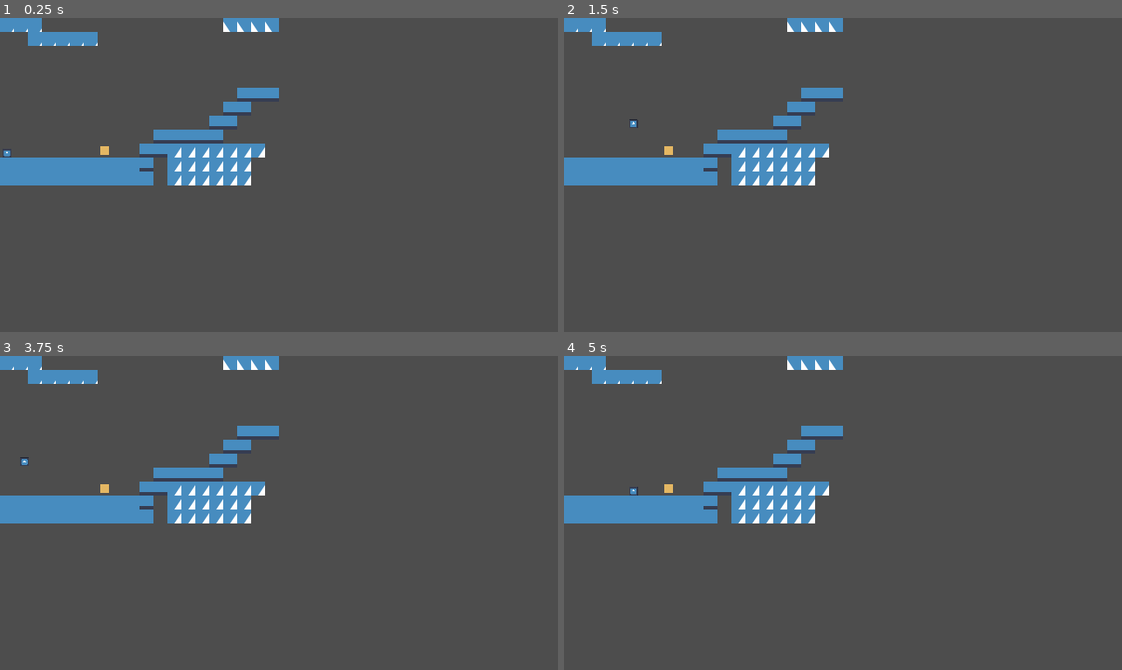
Above: before the commit, frames 1-4 (two rows, left to right).
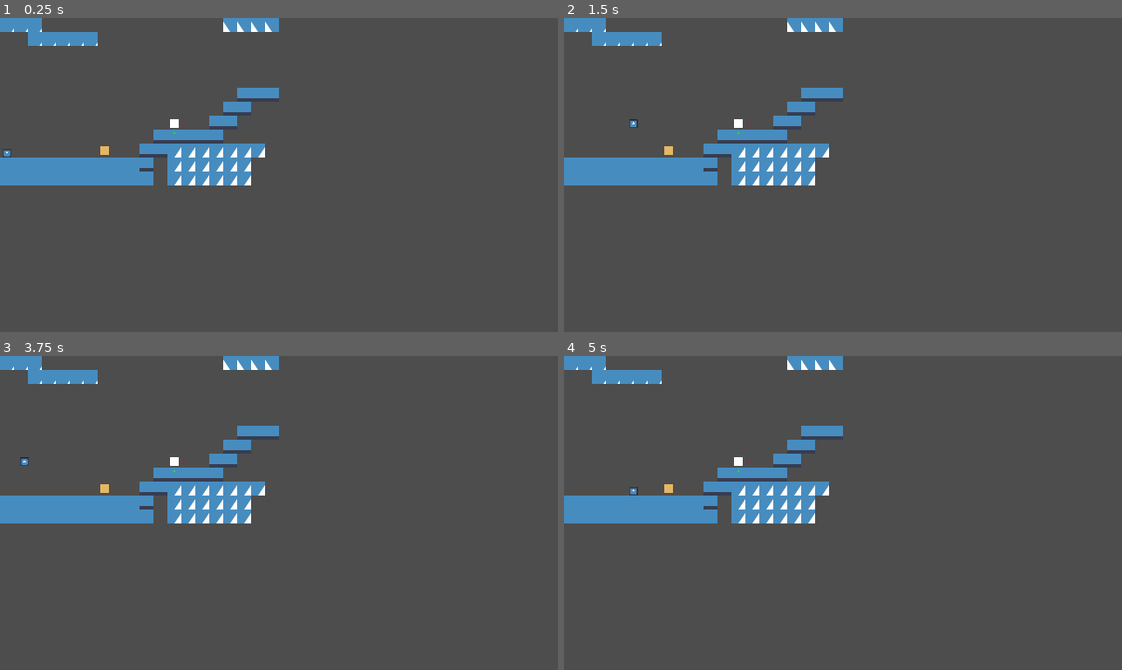
Above: after the commit, the same moments.

Repository: Robocraft999/ScalesToScale
Game: Godot game, scene res://scenes/root.tscn
Two runs of this game, one before a commit and one after it. Both use one fixed random seed, a clock stepped at 60 frames per second and the inputs below. The engine's default icon, where the game draws it, is replaced by a stand-in: a white triangle on a blue panel in a dark square.
Inputs (mouse positions are in pixels of both pictures, inside the frame that each line leads up to):
- Up to frame 1 (0.25 s): no input
- Up to frame 2 (1.5 s): tap Enter at 0.5 s; move the mouse to (965, 159) at 0.52 s; press the mouse at (965, 159) at 0.53 s; hold D (move_right) 0.53-1.25 s; tap Space (jump) at 0.77, 1.25 s; release the mouse at (965, 159) at 1.25 s; drag from (731, 190) to (815, 237) at 1.27 s
- Up to frame 3 (3.75 s): tap Enter at 2 s; move the mouse to (334, 443) at 2.02 s; press the mouse at (334, 443) at 2.03 s; hold A (move_left) 2.03-2.75 s; tap O at 2.1 s; release the mouse at (334, 443) at 2.75 s; drag from (251, 575) to (111, 465) at 2.77 s; tap Space (jump) at 3.5 s; move the mouse to (446, 560) at 3.52 s; press the mouse at (446, 560) at 3.53 s; hold D (move_right) from 3.53 s (still down)
- Up to frame 4 (5 s): tap Space (jump) at 3.77 s; release D (move_right) at 4.25 s; release the mouse at (1010, 560) at 4.25 s; tap Enter at 4.25 s; drag from (675, 465) to (759, 434) at 4.27 s

The runs differ from the first frame. In frame 1, less than 0.1% of the frame differs, in the area x 30-34%, y 32-37%; in frame 2, less than 0.1%; in frame 3, less than 0.1%; in frame 4, less than 0.1%.

Commit message:
Added test Scaler component

Diff:
--- a/project.godot
+++ b/project.godot
@@ -49,6 +49,11 @@
 , Object(InputEventKey,"resource_local_to_scene":false,"resource_name":"","device":-1,"window_id":0,"alt_pressed":false …(186 unchanged characters)…
 ]
 }
+mouse_left={
+"deadzone": 0.5,
+"events": [Object(InputEventMouseButton,"resource_local_to_scene":false,"resource_name":"","device":-1,"window_id":0,"alt_pressed":false,"shift_pressed":false,"ctrl_pressed":false,"meta_pressed":false,"button_mask":1,"position":Vector2(120, 11),"global_position":Vector2(129, 57),"factor":1.0,"button_index":1,"canceled":false,"pressed":true,"double_click":false,"script":null)
+]
+}
 
 [layer_names]
 
--- a/scenes/test.tscn
+++ b/scenes/test.tscn
@@ -6,11 +6,15 @@
 [ext_resource type="Script" path="res://scripts/player.gd" id="3_ba8ry"]
 [ext_resource type="Texture2D" uid="uid://loarm7an4wt3" path="res://resources/sprites/Collectible.png" id="5_i7e3c"]
 [ext_resource type="Script" path="res://scripts/collectible.gd" id="5_yjecb"]
+[ext_resource type="Script" path="res://scripts/scaler.gd" id="7_1jevr"]
 
 [sub_resource type="RectangleShape2D" id="RectangleShape2D_yli7k"]
 size = Vector2(10, 10)
 
 [sub_resource type="RectangleShape2D" id="RectangleShape2D_jtt55"]
+
+[sub_resource type="RectangleShape2D" id="RectangleShape2D_o6i2r"]
+size = Vector2(10, 10)
 
 [node name="test" type="Node"]
 script = ExtResource("1_q0kfk")
@@ -25,15 +29,15 @@
 tile_set = ExtResource("2_y1o7q")
 collision_enabled = false
 
-[node name="Coin" type="Area2D" parent="."]
+[node name="ScaleScale" type="Area2D" parent="."]
 position = Vector2(120, 152)
 collision_mask = 3
 script = ExtResource("5_yjecb")
 
-[node name="CollisionShape2D" type="CollisionShape2D" parent="Coin"]
+[node name="CollisionShape2D" type="CollisionShape2D" parent="ScaleScale"]
 shape = SubResource("RectangleShape2D_yli7k")
 
-[node name="Sprite2D" type="Sprite2D" parent="Coin"]
+[node name="Sprite2D" type="Sprite2D" parent="ScaleScale"]
 scale = Vector2(0.3125, 0.3125)
 texture = ExtResource("5_i7e3c")
 
@@ -51,3 +55,43 @@
 texture = ExtResource("2_aaret")
 
 [node name="Inventory" type="Node" parent="Player"]
+
+[node name="StaticBody2D" type="StaticBody2D" parent="."]
+position = Vector2(200, 121)
+
+[node name="CollisionShape2D" type="CollisionShape2D" parent="StaticBody2D"]
+shape = SubResource("RectangleShape2D_o6i2r")
+
+[node name="ColorRect" type="ColorRect" parent="StaticBody2D"]
+offset_left = -5.0
+offset_top = -5.0
+offset_right = 5.0
+offset_bottom = 5.0
+metadata/_edit_use_anchors_ = true
+
+[node name="Scaler" type="Node2D" parent="StaticBody2D"]
+script = ExtResource("7_1jevr")
+
+[node name="xLine" type="Line2D" parent="StaticBody2D/Scaler"]
+points = PackedVector2Array(0, 0, 10, 0)
+width = 0.2
+default_color = Color(1, 0, 0, 1)
+
+[node name="xRect" type="ColorRect" parent="StaticBody2D/Scaler"]
+offset_left = 9.0
+offset_top = -1.0
+offset_right = 11.0
+offset_bottom = 1.0
+color = Color(1, 0, 0, 1)
+
+[node name="yLine" type="Line2D" parent="StaticBody2D/Scaler"]
+points = PackedVector2Array(0, 0, 0, 10)
+width = 0.2
+default_color = Color(0, 1, 0, 1)
+
+[node name="yRect" type="ColorRect" parent="StaticBody2D/Scaler"]
+offset_left = -1.0
+offset_top = 9.0
+offset_right = 1.0
+offset_bottom = 11.0
+color = Color(0, 1, 0, 1)
--- /dev/null
+++ b/scripts/scaler.gd
@@ -0,0 +1,52 @@
+extends Node2D
+
+var draggingX := false
+var draggingY := false
+
+const MAX_OFFSET = 15
+const MIN_OFFSET = 10
+
+const MAX_SCALE = 2
+
+var scaler_offset := Vector2(MIN_OFFSET,MIN_OFFSET)
+var item_offset := scaler_offset
+
+@onready var xRect = $xRect
+@onready var yRect = $yRect
+@onready var item: StaticBody2D = $".."
+
+# Called when the node enters the scene tree for the first time.
+func _ready() -> void:
+	xRect.mouse_entered.connect(func(): draggingX = true)
+	yRect.mouse_entered.connect(func(): draggingY = true)
+
+
+# Called every frame. 'delta' is the elapsed time since the previous frame.
+func _process(delta: float) -> void:
+	if draggingX:
+		if Input.is_action_pressed("mouse_left"):
+			var requested_offset = get_global_mouse_position() - global_position
+			scaler_offset.x = clamp(requested_offset.x, MIN_OFFSET, MAX_OFFSET)
+			item_offset.x = scaler_offset.x
+		else:
+			draggingX = false
+	else:
+		scaler_offset.x = MIN_OFFSET
+
+	if draggingY:
+		if Input.is_action_pressed("mouse_left"):
+			var requested_offset = get_global_mouse_position() - global_position
+			scaler_offset.y = clamp(requested_offset.y, MIN_OFFSET, MAX_OFFSET)
+			item_offset.y = scaler_offset.y
+		else:
+			draggingY = false
+	else:
+		scaler_offset.y = MIN_OFFSET
+
+	xRect.position.x = scaler_offset.x
+	$xLine.points[1].x = scaler_offset.x
+	yRect.position.y = scaler_offset.y
+	$yLine.points[1].y = scaler_offset.y
+	item.scale.x = lerp(1, MAX_SCALE, (item_offset.x-MIN_OFFSET) / (MAX_OFFSET-MIN_OFFSET))
+	item.scale.y = lerp(1, MAX_SCALE, (item_offset.y-MIN_OFFSET) / (MAX_OFFSET-MIN_OFFSET))
+	global_scale = Vector2.ONE
Not shown: 1 places in scenes/test.tscn that only renumber resources
